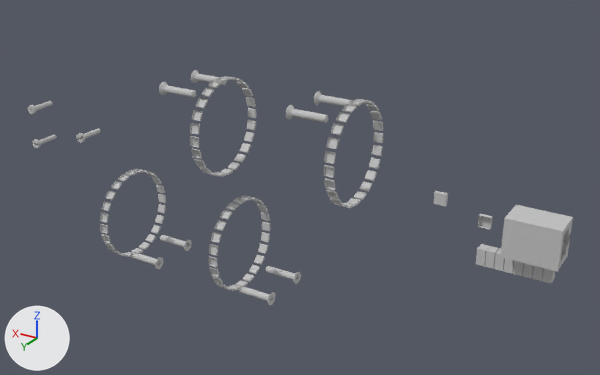
A saved change to the OBJ model resources/meshes/solo_12_base/solo_12_base_25.obj.
The view is the same before and after, from a camera (50 mm lens) standing at (-0.193, 0.266, 0.14) and looking at (-0.024, -0.015, -0.001). Lighting does not change. The marker at lower left points along +X, +Y and +Z. Where no turn or scale is listed for an object, it has been applied to the vertices.

In view in the first picture: 'solo_12_base_25'.
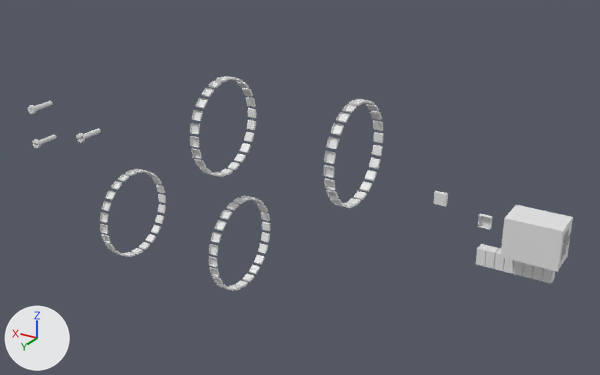
Where the change shows, as pixel boxes (x1, y1, x2, y2) in the pictures (600 x 375 px):
'solo_12_base_25', reshaped (8% shorter): before (28, 70, 573, 305); after (28, 76, 573, 291)
part 1 of me_solo_12_base_25, deleted: before (131, 70, 352, 305)
part 2 of me_solo_12_base_25, cut back: before (190, 77, 270, 290); after (190, 78, 270, 286)
part 3 of me_solo_12_base_25, cut back: before (28, 105, 100, 148); after (28, 105, 85, 147)
part 4 of me_solo_12_base_25, cut back: before (324, 99, 383, 208); after (324, 101, 383, 208)
part 5 of me_solo_12_base_25, cut back: before (100, 169, 165, 257); after (100, 169, 165, 253)
part 6 of me_solo_12_base_25, recoloured: (28, 76, 573, 291) in both

The change, as a diff of the scene's bpy script:
```diff
--- a/resources/meshes/solo_12_base/solo_12_base_25.obj.py
+++ b/resources/meshes/solo_12_base/solo_12_base_25.obj.py
@@ me_solo_12_base_25 @@
 # used by ob_solo_12_base_25; location = (0.0, 0.0, 0.0)
-me_solo_12_base_25.from_pydata(...)  # 14697 vertices, 26928 faces; spans x -0.137..0.135, y -0.024..0.021, z -0.047..0.047
+me_solo_12_base_25.from_pydata(...)  # 7321 vertices, 12208 faces; spans x -0.137..0.135, y -0.024..0.021, z -0.047..0.047
+# me_solo_12_base_25 part 1: 8 loose pieces with 1272 vertices, spanning x -0.051..0.051, y -0.013..0.013, z -0.045..0.045, are deleted
+# me_solo_12_base_25 part 2: 174 vertices moved within x -0.005..0.005, y -0.02..0.02, z -0.045..0.045; 2462 vertices removed from x -0.005..0.005, y -0.02..0.02, z -0.046..0.046; 30 vertices added at x -0.005..0.005, y -0.02..0.02, z -0.046..0.046
+# me_solo_12_base_25 part 3: 112 vertices moved within x 0.098..0.134, y -0.024..-0.011, z -0.011..0.011; 1248 vertices removed from x 0.097..0.135, y -0.024..-0.011, z -0.011..0.011; 8 vertices added at x 0.1..0.133, y -0.012..-0.011, z -0.01..0.009
+# me_solo_12_base_25 part 4: 83 vertices moved within x -0.06..-0.056, y -0.02..0.02, z 0.006..0.045; 1231 vertices removed from x -0.06..-0.056, y -0.02..0.02, z 0.006..0.046; 15 vertices added at x -0.06..-0.056, y -0.02..0.02, z 0.006..0.046
+# me_solo_12_base_25 part 5: 83 vertices moved within x 0.056..0.06, y -0.02..0.02, z -0.045..-0.006; 1231 vertices removed from x 0.056..0.06, y -0.02..0.02, z -0.046..-0.006; 15 vertices added at x 0.056..0.06, y -0.02..0.02, z -0.046..-0.006
+# me_solo_12_base_25 part 6: 1614 faces spanning x -0.137..0.134, y -0.024..0.021, z -0.047..0.047 switch from mat_material_0 (light grey #c4c4c4) to no material
```
